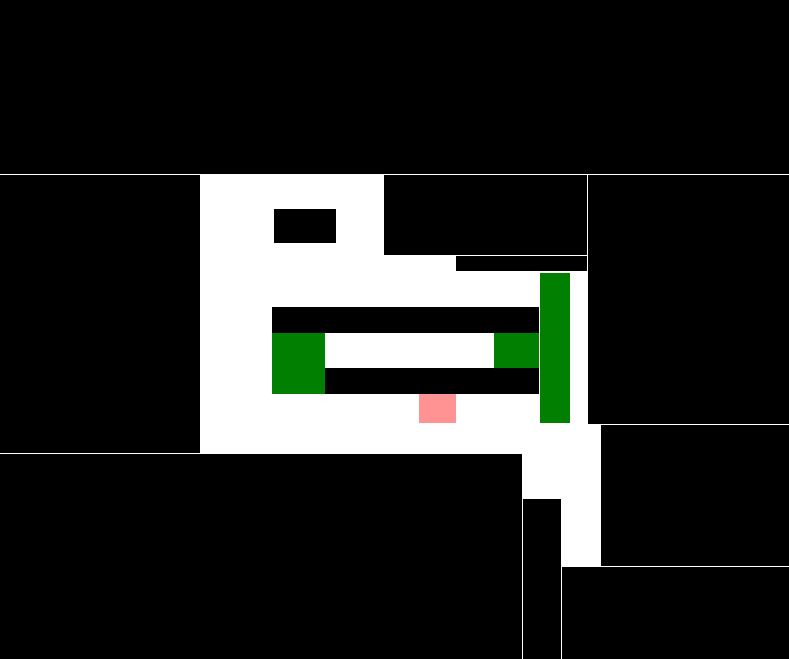
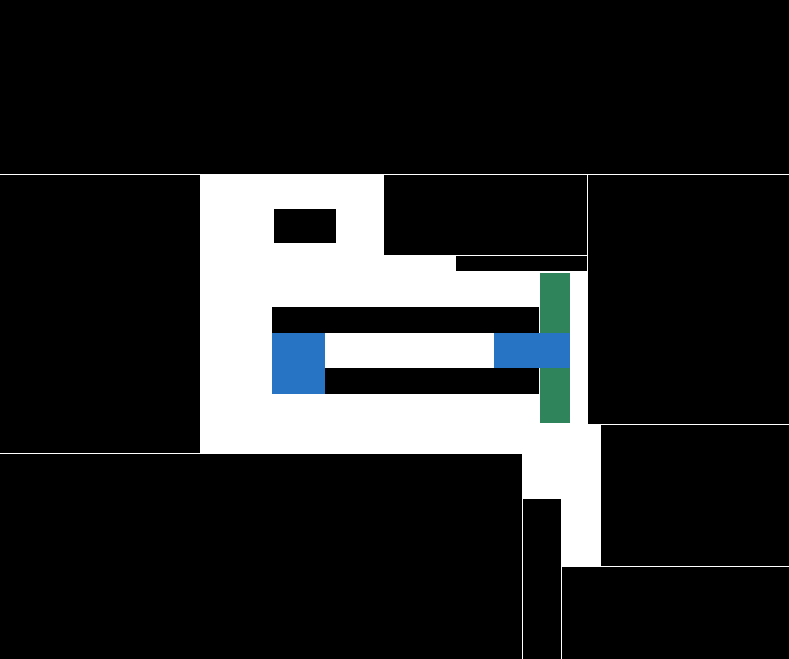
Layers edited between the first and the second w=789, h=659 image:
removed layer "Cost area" over (x1=419, y1=394, x2=456, y2=423)
renamed "One way" to "Reduced speed", showed it, moved it above "Warning sound", painted on it over (x1=272, y1=333, x2=570, y2=394)
painted on "Warning sound" over (x1=272, y1=273, x2=570, y2=423)
